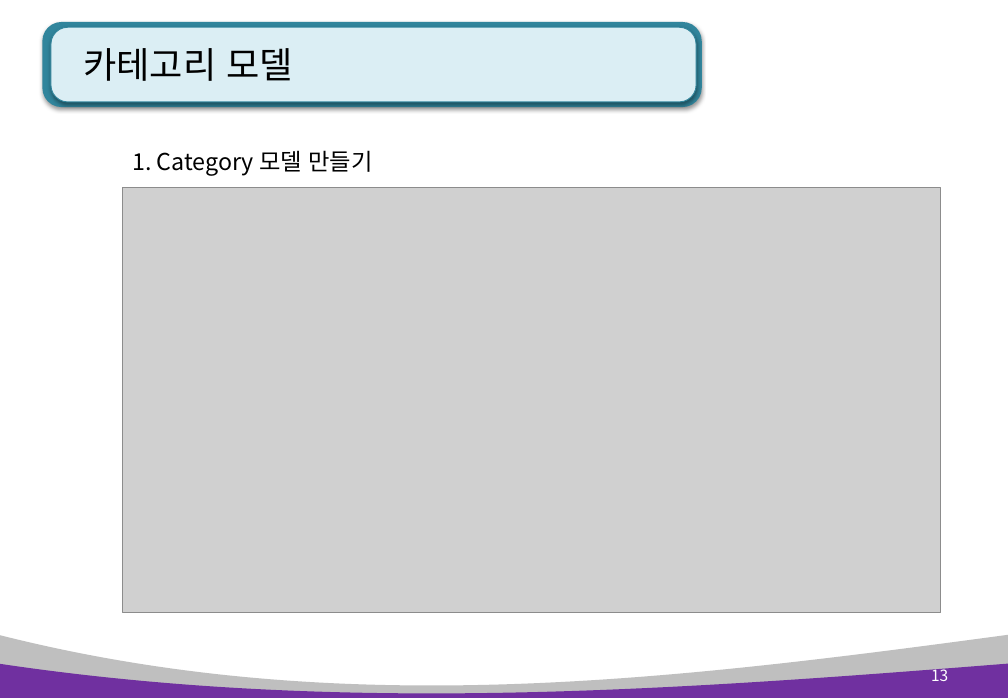
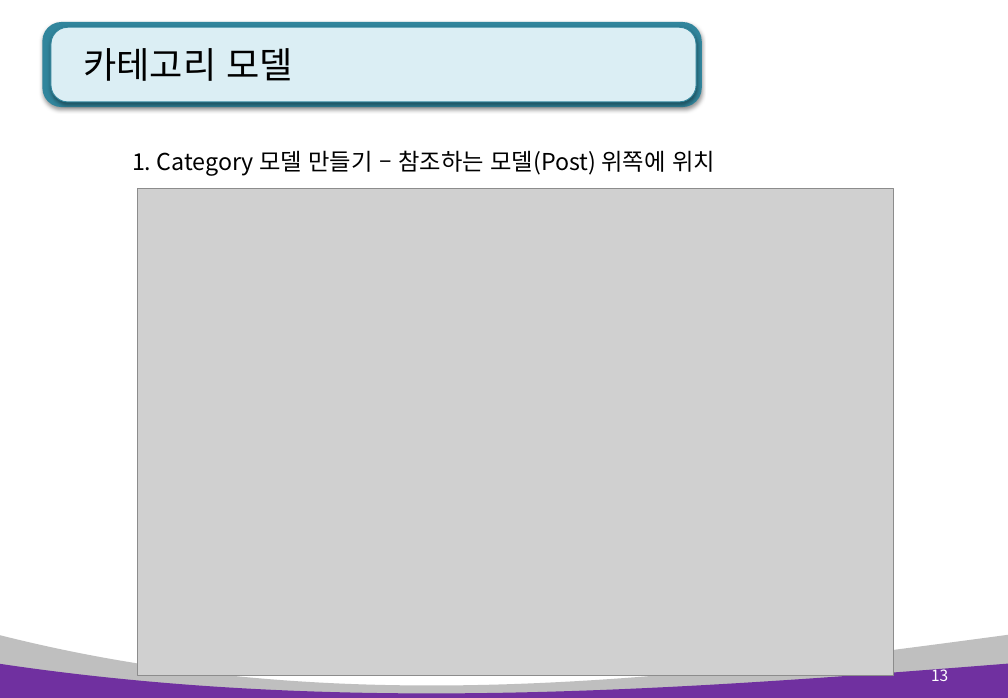
Before and after one commit to kiyongee2/green_project_web, a slide deck: slide 13 of django_ppt/blog_ppt/3장. blog 글수정, 삭제 및 카테고리.pptx. Drawn at 1008x698 pixels with LibreOffice and Linux fonts; fonts in the diff are those of the drawing; grey boxes stand for pictures. Boxes give left, top, right and bottom in pixels: in the first picture for what was removed or moved away, otherwise in the second. Text is boxed around its words. In the diff, an @@ line names an element or a change of style, - is before the commit and + after.

Commit message:
category ppt

```diff
--- a/django_ppt/blog_ppt/3장. blog 글수정, 삭제 및 카테고리.pptx
+++ b/django_ppt/blog_ppt/3장. blog 글수정, 삭제 및 카테고리.pptx
@@ text at box(132, 150, 715, 176): text changed @@
-1. Category 모델 만들기
+1. Category 모델 만들기 – 참조하는 모델(Post) 위쪽에 위치
@@ picture: place and size @@
-picture at box(123, 188, 941, 613)
+picture at box(138, 188, 894, 675)
```
Also in this commit, not shown: 15 other slides changed, 2 other files.
